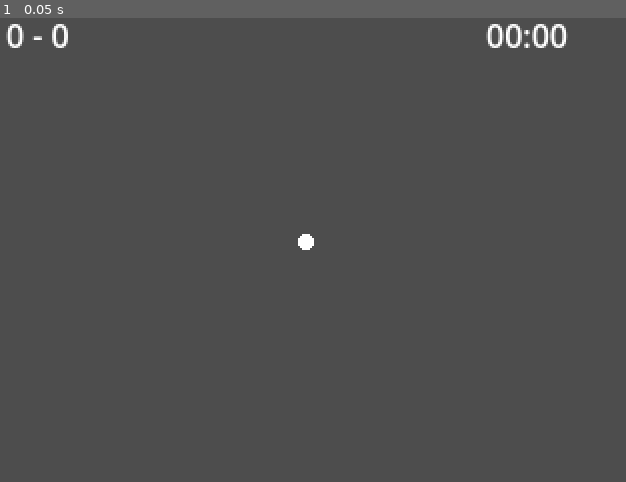
Above: before the commit, frame 1.
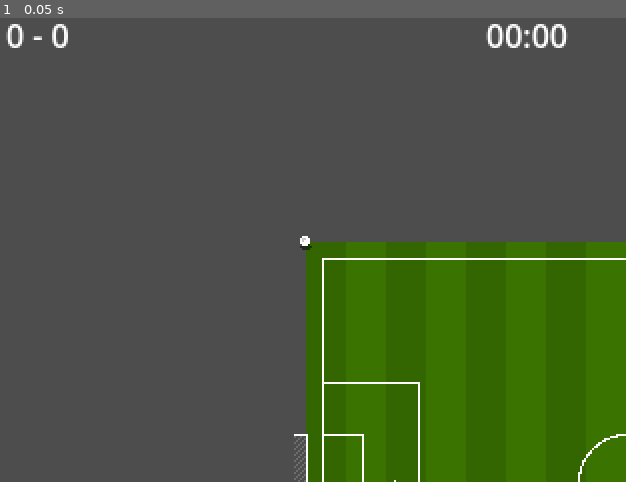
Above: after the commit, the same moment.

Repository: lord-nibbler-ohana/football-2-0
Game: Godot game, scene res://scenes/main.tscn
Two runs of this game, one before a commit and one after it. Both use one fixed random seed, a clock stepped at 60 frames per second and the inputs below.
Inputs:
- Up to frame 1 (0.05 s): no input

The runs differ from the first frame. In frame 1, 27% of the frame differs, in the area x 46-100%, y 46-100%.

Commit message:
Set up ball, pitch, and goal sprites replacing debug rendering (#24)
- Ball: assign ball.png texture to BallSprite with hframes for rotation,
  assign ball_shadow.png to ShadowSprite, remove debug _draw() and add
  frame cycling based on ball velocity
- Pitch: add 320x240 horizontal pitch with correct orientation (goals
  at left/right edges matching GOAL_LEFT_X=0 and GOAL_RIGHT_X=320)
- Goals: add left/right goal sprites with posts and semi-transparent net,
  positioned at goal mouth center in goal.gd
- Players: replace debug white rectangle with colored placeholder sprite
  (body/shorts/skin/boots) until full animation system in #25
- Update extraction script and layout docs to match horizontal pitch

Co-Authored-By: Claude Opus 4.6 (1M context) <noreply@anthropic.com>

Diff:
--- a/scenes/ball.tscn
+++ b/scenes/ball.tscn
@@ -1,6 +1,8 @@
-[gd_scene load_steps=3 format=3]
+[gd_scene load_steps=5 format=3]
 
 [ext_resource type="Script" path="res://scripts/ball.gd" id="1_ball"]
+[ext_resource type="Texture2D" path="res://sprites/ball/ball.png" id="2_ball_tex"]
+[ext_resource type="Texture2D" path="res://sprites/ball/ball_shadow.png" id="3_shadow_tex"]
 
 [sub_resource type="CircleShape2D" id="CircleShape2D_ball"]
 radius = 4.0
@@ -13,6 +15,10 @@
 [node name="CollisionShape2D" type="CollisionShape2D" parent="."]
 shape = SubResource("CircleShape2D_ball")
 
+[node name="ShadowSprite" type="Sprite2D" parent="."]
+texture = ExtResource("3_shadow_tex")
+
 [node name="BallSprite" type="Sprite2D" parent="."]
-
-[node name="ShadowSprite" type="Sprite2D" parent="."]
+texture = ExtResource("2_ball_tex")
+hframes = 4
+frame = 0
--- a/scenes/goal.tscn
+++ b/scenes/goal.tscn
@@ -1,6 +1,8 @@
-[gd_scene load_steps=5 format=3]
+[gd_scene load_steps=7 format=3]
 
 [ext_resource type="Script" path="res://scripts/goal.gd" id="1_goal"]
+[ext_resource type="Texture2D" path="res://sprites/pitch/goal_left.png" id="2_goal_left"]
+[ext_resource type="Texture2D" path="res://sprites/pitch/goal_right.png" id="3_goal_right"]
 
 [sub_resource type="RectangleShape2D" id="RectangleShape2D_mouth"]
 size = Vector2(6, 48)
@@ -13,6 +15,8 @@
 
 [node name="Goal" type="Node2D"]
 script = ExtResource("1_goal")
+
+[node name="GoalSprite" type="Sprite2D" parent="."]
 
 [node name="GoalArea" type="Area2D" parent="."]
 collision_layer = 8
--- a/scenes/main.tscn
+++ b/scenes/main.tscn
@@ -1,9 +1,10 @@
-[gd_scene load_steps=5 format=3]
+[gd_scene load_steps=6 format=3]
 
 [ext_resource type="Script" path="res://scripts/match.gd" id="1_match"]
 [ext_resource type="Script" path="res://scripts/team.gd" id="2_team"]
 [ext_resource type="PackedScene" path="res://scenes/ball.tscn" id="3_ball"]
 [ext_resource type="PackedScene" path="res://scenes/goal.tscn" id="4_goal"]
+[ext_resource type="Texture2D" path="res://sprites/pitch/pitch.png" id="5_pitch_tex"]
 
 [node name="Main" type="Node2D"]
 script = ExtResource("1_match")
@@ -13,6 +14,8 @@
 [node name="Pitch" type="Node2D" parent="."]
 
 [node name="PitchSprite" type="Sprite2D" parent="Pitch"]
+position = Vector2(160, 120)
+texture = ExtResource("5_pitch_tex")
 
 [node name="GoalLeft" parent="." instance=ExtResource("4_goal")]
 is_left_goal = true
--- a/scenes/player.tscn
+++ b/scenes/player.tscn
@@ -12,3 +12,5 @@
 
 [node name="CollisionShape2D" type="CollisionShape2D" parent="."]
 shape = SubResource("RectangleShape2D_player")
+
+[node name="PlayerSprite" type="Sprite2D" parent="."]
--- a/scripts/ball.gd
+++ b/scripts/ball.gd
@@ -6,6 +6,7 @@
 var physics: BallPhysicsPure
 var aftertouch: AftertouchPure
 var last_kicker: Node = null
+var _rotation_accum: float = 0.0
 
 @onready var ball_sprite: Sprite2D = $BallSprite
 @onready var shadow_sprite: Sprite2D = $ShadowSprite
@@ -49,15 +50,14 @@
 	# Update visuals
 	ball_sprite.position.y = physics.get_sprite_offset_y()
 	shadow_sprite.modulate.a = physics.get_shadow_opacity()
-	queue_redraw()
 
-
-func _draw() -> void:
-	# Debug visuals until real sprites are added
-	var shadow_alpha := physics.get_shadow_opacity() if physics else 1.0
-	draw_circle(Vector2.ZERO, 4, Color(0, 0, 0, shadow_alpha * 0.5))
-	var offset_y := physics.get_sprite_offset_y() if physics else 0.0
-	draw_circle(Vector2(0, offset_y), 4, Color.WHITE)
+	# Cycle ball rotation frame based on distance traveled
+	var speed := physics.velocity.length()
+	if speed > 0.5:
+		_rotation_accum += speed
+		if _rotation_accum > 4.0:
+			_rotation_accum = 0.0
+			ball_sprite.frame = (ball_sprite.frame + 1) % 3
 
 
 ## Kick the ball with a ground velocity and optional upward velocity.
--- a/scripts/goal.gd
+++ b/scripts/goal.gd
@@ -8,6 +8,10 @@
 @onready var goal_area: Area2D = $GoalArea
 @onready var top_post: StaticBody2D = $TopPost
 @onready var bottom_post: StaticBody2D = $BottomPost
+@onready var goal_sprite: Sprite2D = $GoalSprite
+
+var _goal_left_tex := preload("res://sprites/pitch/goal_left.png")
+var _goal_right_tex := preload("res://sprites/pitch/goal_right.png")
 
 
 func _ready() -> void:
@@ -16,9 +20,11 @@
 	if is_left_goal:
 		goal_x = GoalDetectionPure.GOAL_LEFT_X
 		area_offset_x = -GoalDetectionPure.GOAL_DEPTH / 2.0
+		goal_sprite.texture = _goal_left_tex
 	else:
 		goal_x = GoalDetectionPure.GOAL_RIGHT_X
 		area_offset_x = GoalDetectionPure.GOAL_DEPTH / 2.0
+		goal_sprite.texture = _goal_right_tex
 
 	var mouth_center_y := (GoalDetectionPure.GOAL_MOUTH_TOP + GoalDetectionPure.GOAL_MOUTH_BOTTOM) / 2.0
 
@@ -28,6 +34,9 @@
 	# Position posts at the edges of the goal mouth
 	top_post.position = Vector2(goal_x, GoalDetectionPure.GOAL_MOUTH_TOP)
 	bottom_post.position = Vector2(goal_x, GoalDetectionPure.GOAL_MOUTH_BOTTOM)
+
+	# Position goal sprite centered on the goal mouth
+	goal_sprite.position = Vector2(goal_x, mouth_center_y)
 
 	# Add posts to goalpost group for collision detection
 	top_post.add_to_group("goalpost")
--- a/scripts/player_controller.gd
+++ b/scripts/player_controller.gd
@@ -1,14 +1,51 @@
 extends CharacterBody2D
 ## Individual player — handles movement, animation, and actions.
+## Uses a colored placeholder sprite until the full animation system is implemented (#25).
+
+var _placeholder_tex: ImageTexture
 
 
 func _ready() -> void:
-	pass
+	_create_placeholder_sprite()
 
 
 func _physics_process(_delta: float) -> void:
 	pass
 
 
-func _draw() -> void:
-	draw_rect(Rect2(-4, -8, 8, 16), Color.WHITE)
+## Create a simple colored rectangle as a placeholder sprite.
+func _create_placeholder_sprite() -> void:
+	var img := Image.create(8, 16, false, Image.FORMAT_RGBA8)
+	# Default red kit color — will be set per-team in future
+	var body_color := Color(0.8, 0.2, 0.1)
+	var shorts_color := Color(0.1, 0.1, 0.6)
+	var skin_color := Color(0.9, 0.65, 0.45)
+	var boot_color := Color(0.0, 0.0, 0.0)
+
+	for x in range(8):
+		for y in range(16):
+			if y < 3:
+				# Head (skin)
+				if x >= 2 and x <= 5:
+					img.set_pixel(x, y, skin_color)
+			elif y < 9:
+				# Shirt (kit color)
+				if x >= 1 and x <= 6:
+					img.set_pixel(x, y, body_color)
+			elif y < 11:
+				# Shorts
+				if x >= 2 and x <= 5:
+					img.set_pixel(x, y, shorts_color)
+			elif y < 14:
+				# Legs (skin)
+				if x == 2 or x == 3 or x == 4 or x == 5:
+					if x <= 3 or x >= 4:
+						img.set_pixel(x, y, skin_color)
+			else:
+				# Boots
+				if x == 2 or x == 3 or x == 4 or x == 5:
+					img.set_pixel(x, y, boot_color)
+
+	_placeholder_tex = ImageTexture.create_from_image(img)
+	$PlayerSprite.texture = _placeholder_tex
+	$PlayerSprite.offset = Vector2(0, -4)  # Center vertically on feet
Binary file added: sprites/pitch/goal_left.png
Binary file removed: sprites/pitch/goal_net.png
Binary file added: sprites/pitch/goal_right.png
Binary file changed: sprites/pitch/pitch.png
Not shown, changed: sprites/SPRITE_LAYOUT.md
Not shown, changed: tools/extract_sprites.py
